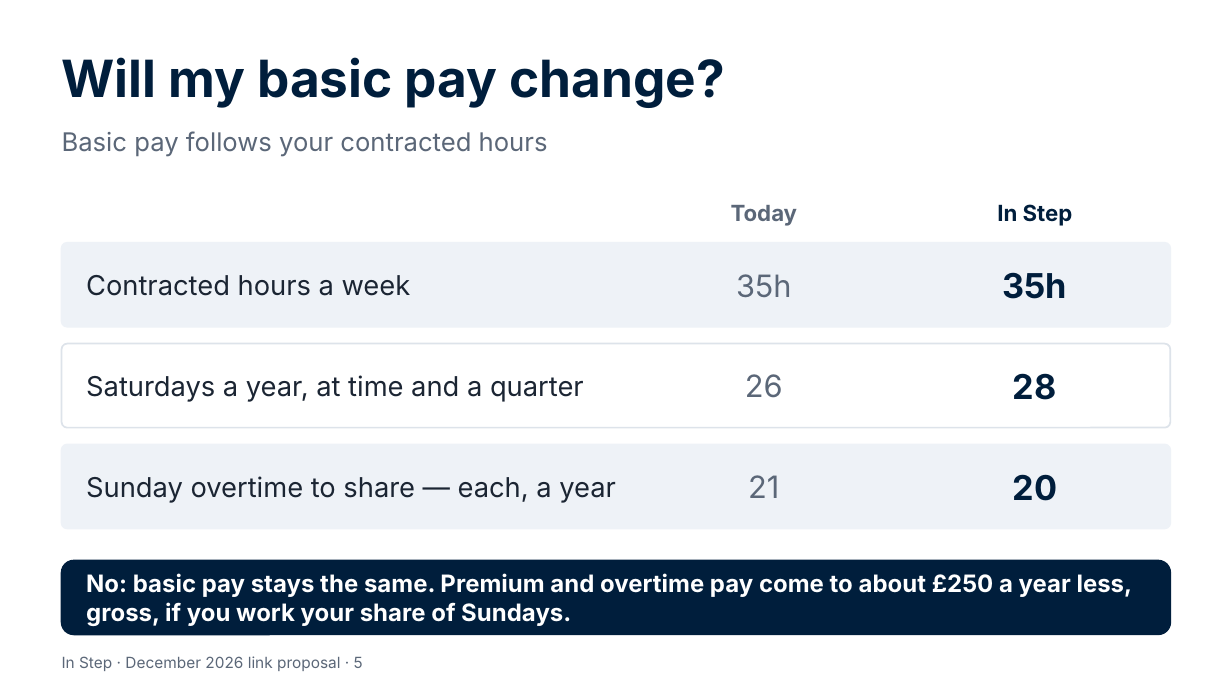
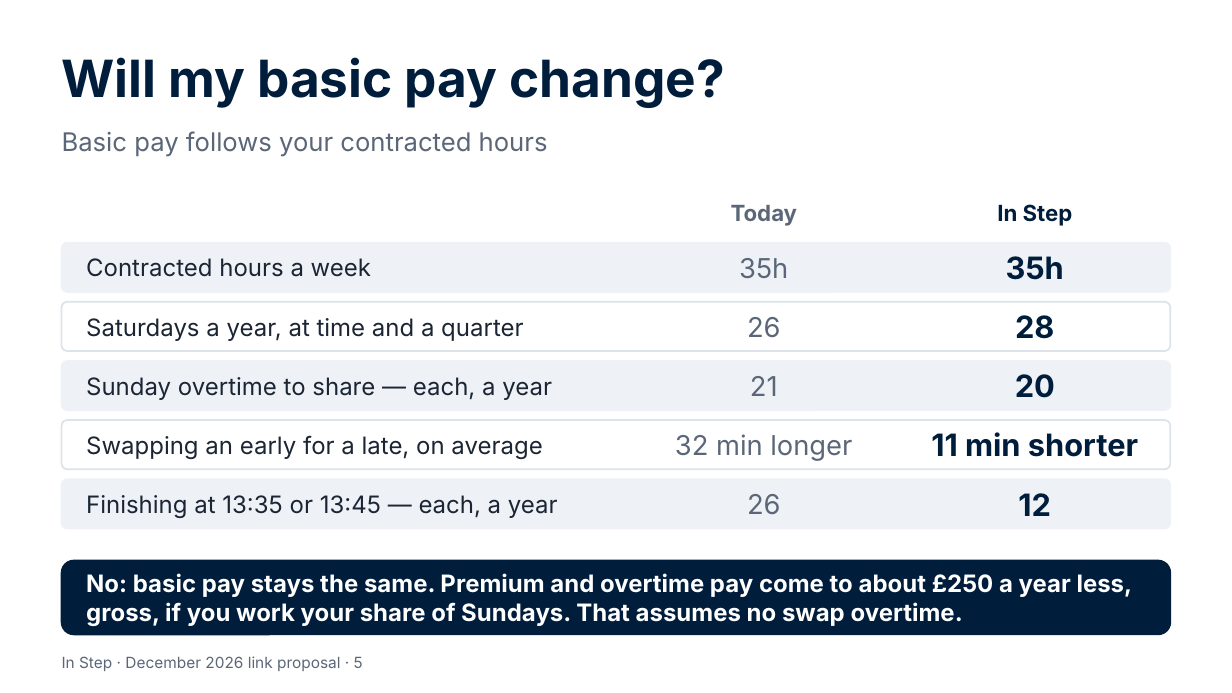
Before and after one commit to Garethdavidmiller/roster-app, a slide deck: slide 5 of docs/links-26/presentations/In-Step-for-colleagues.pptx. Drawn at 1232x693 pixels with LibreOffice and Linux fonts; fonts in the diff are those of the drawing. Boxes give left, top, right and bottom in pixels: in the first picture for what was removed or moved away, otherwise in the second. Text is boxed around its words. In the diff, an @@ line names an element or a change of style, - is before the commit and + after.

```diff
--- a/docs/links-26/presentations/In-Step-for-colleagues.pptx
+++ b/docs/links-26/presentations/In-Step-for-colleagues.pptx
@@ rounded rectangle resized from (x1=62, y1=243, x2=1170, y2=326) to (x1=62, y1=243, x2=1170, y2=292) @@
@@ rounded rectangle resized from (x1=62, y1=344, x2=1170, y2=428) to (x1=62, y1=302, x2=1170, y2=351) @@
@@ text "Saturdays a year, at time ..." moved from (x1=86, y1=375, x2=584, y2=402) to (x1=86, y1=318, x2=523, y2=341) @@
@@ text "26" moved from (x1=745, y1=374, x2=783, y2=398) to (x1=747, y1=317, x2=781, y2=337) @@
@@ text "28" moved from (x1=1013, y1=373, x2=1057, y2=400) to (x1=1015, y1=315, x2=1054, y2=339) @@
@@ proportions changed in 3 elements at (x1=62, y1=243, x2=1170, y2=292), (x1=62, y1=302, x2=1170, y2=351), (x1=62, y1=361, x2=1170, y2=410) @@
@@ rounded rectangle resized from (x1=62, y1=445, x2=1170, y2=529) to (x1=62, y1=361, x2=1170, y2=410) @@
@@ size 16 to 14 pt in 3 elements at (x1=86, y1=258, x2=371, y2=277), (x1=86, y1=318, x2=523, y2=341), (x1=86, y1=377, x2=552, y2=400) @@
@@ text "Sunday overtime to share — ..." moved from (x1=86, y1=476, x2=616, y2=503) to (x1=86, y1=377, x2=552, y2=400) @@
@@ size 18 to 16 pt in 3 elements at (x1=739, y1=258, x2=788, y2=278), (x1=747, y1=317, x2=781, y2=337), (x1=750, y1=376, x2=778, y2=396) @@
@@ text "21" moved from (x1=748, y1=475, x2=779, y2=498) to (x1=750, y1=376, x2=778, y2=396) @@
@@ size 20 to 18 pt in 3 elements at (x1=1006, y1=256, x2=1064, y2=280), (x1=1015, y1=315, x2=1054, y2=339), (x1=1015, y1=374, x2=1055, y2=398) @@
@@ text "20" moved from (x1=1012, y1=474, x2=1057, y2=501) to (x1=1015, y1=374, x2=1055, y2=398) @@
@@ rounded rectangle added at (x1=62, y1=420, x2=1170, y2=469), fill #FFFFFF, outline #DDE3EA 1 pt @@
@@ text added at (x1=86, y1=435, x2=542, y2=459), 14 pt, text #1B2533 @@
+Swapping an early for a late, on average
@@ text added at (x1=675, y1=434, x2=852, y2=461), 16 pt, text #5B6778 @@
+32 min longer
@@ text added at (x1=931, y1=432, x2=1138, y2=457), 18 pt, text #001E3C, bold @@
+11 min shorter
@@ rounded rectangle added at (x1=62, y1=479, x2=1170, y2=529), fill #EEF2F7, outline #EEF2F7 1 pt @@
@@ text added at (x1=86, y1=495, x2=558, y2=518), 14 pt, text #1B2533 @@
+Finishing at 13:35 or 13:45 — each, a year
@@ text added at (x1=747, y1=494, x2=781, y2=514), 16 pt, text #5B6778 @@
+26
@@ text added at (x1=1018, y1=493, x2=1051, y2=516), 18 pt, text #001E3C, bold @@
+12
@@ text at (x1=86, y1=573, x2=1133, y2=626): text changed @@
-No: basic pay stays the same. Premium and overtime pay come to about £250 a year less, gross, if you work your share of Sundays.
+No: basic pay stays the same. Premium and overtime pay come to about £250 a year less, gross, if you work your share of Sundays. That assumes no swap overtime.
```
Also in this commit, not shown: 1 other slide changed, 18 other files.
